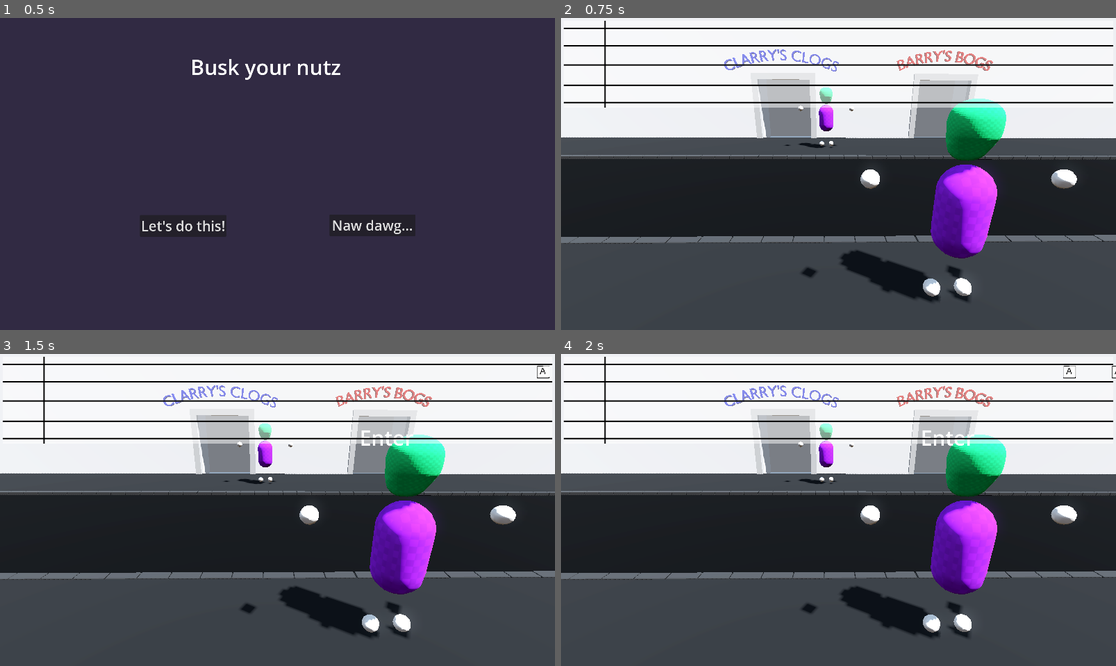
Above: before the commit, frames 1-4 (two rows, left to right).
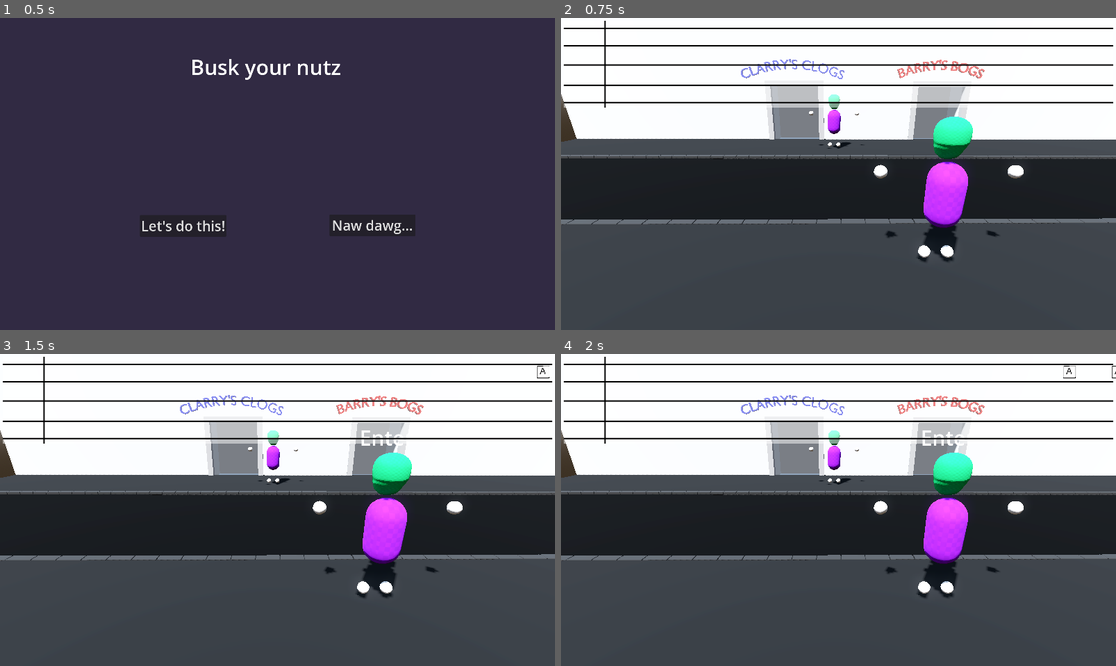
Above: after the commit, the same moments.

Repository: Monkeytonk115/ggj24-walking-sim
Game: Godot game, scene res://main.tscn
Same seed, same stepped clock (60 frames per second), same inputs: the game is played once before the commit and once after it.
Inputs:
- Up to frame 1 (0.5 s): no input
- Up to frame 2 (0.75 s): click "Let's do this!" at 0.5 s
- Up to frame 3 (1.5 s): tap Enter at 1.25 s
- Up to frame 4 (2 s): no input

Frame 1 is identical in both runs. In frame 2, 17% of the frame differs, in the area x 0-100%, y 10-92%; in frame 3, 17%; in frame 4, 17%.

Commit message:
move road out of main

Diff:
--- a/main.gd
+++ b/main.gd
@@ -14,6 +14,7 @@
 func _on_main_menu_start_game():
 	$NotesSlider.show()
 	$Timer.start()
+	$Newroad.show()
 
 
 func _input(event):
--- a/main.tscn
+++ b/main.tscn
@@ -1,38 +1,16 @@
-[gd_scene load_steps=10 format=3 uid="uid://dtfwac13qj7mm"]
+[gd_scene load_steps=7 format=3 uid="uid://dtfwac13qj7mm"]
 
 [ext_resource type="Script" path="res://main.gd" id="1_fkddq"]
 [ext_resource type="PackedScene" uid="uid://cor24qh0pn50y" path="res://scenes/player.tscn" id="2_qcchi"]
 [ext_resource type="PackedScene" uid="uid://bmtiuhi3cudxy" path="res://interface/main_menu.tscn" id="3_6imo6"]
 [ext_resource type="PackedScene" uid="uid://cwjwy7gtx1i3m" path="res://interface/debug_visual_prompt.tscn" id="4_yun4g"]
-[ext_resource type="PackedScene" path="res://scenes/newroad.tscn" id="6_amfe8"]
+[ext_resource type="PackedScene" uid="uid://cci8jrhpax825" path="res://scenes/newroad.tscn" id="6_amfe8"]
 [ext_resource type="PackedScene" uid="uid://doycwkgn55wm6" path="res://interface/notes_slider.tscn" id="7_pdvva"]
-
-[sub_resource type="ProceduralSkyMaterial" id="ProceduralSkyMaterial_j5vxl"]
-sky_horizon_color = Color(0.64625, 0.65575, 0.67075, 1)
-ground_horizon_color = Color(0.64625, 0.65575, 0.67075, 1)
-
-[sub_resource type="Sky" id="Sky_ew31u"]
-sky_material = SubResource("ProceduralSkyMaterial_j5vxl")
-
-[sub_resource type="Environment" id="Environment_hir0a"]
-background_mode = 2
-sky = SubResource("Sky_ew31u")
-tonemap_mode = 2
-glow_enabled = true
 
 [node name="Main" type="Node3D"]
 script = ExtResource("1_fkddq")
 
-[node name="WorldEnvironment" type="WorldEnvironment" parent="."]
-environment = SubResource("Environment_hir0a")
-
-[node name="DirectionalLight3D" type="DirectionalLight3D" parent="."]
-transform = Transform3D(-0.866024, -0.433016, 0.250001, 0, 0.499998, 0.866027, -0.500003, 0.75, -0.43301, 0, 0, 0)
-shadow_enabled = true
-
-[node name="Camera3D" type="Camera3D" parent="."]
-transform = Transform3D(0.0133453, -0.333215, 0.942757, 0.00471637, 0.942851, 0.333181, -0.9999, 7.48825e-25, 0.0141542, 6.12806, 2.46233, 1.35966)
-fov = 63.8
+[node name="MainMenu" parent="." instance=ExtResource("3_6imo6")]
 
 [node name="PlayerBusker" parent="." instance=ExtResource("2_qcchi")]
 transform = Transform3D(1, 0, 0, 0, 1, 0, 0, 0, 1, 3.73901, 0.063892, 0)
@@ -40,13 +18,12 @@
 [node name="AIBusker" parent="." instance=ExtResource("2_qcchi")]
 transform = Transform3D(1, 0, 0, 0, 1, 0, 0, 0, 1, -4.02699, 0.107473, 1.7046)
 
-[node name="MainMenu" parent="." instance=ExtResource("3_6imo6")]
-
 [node name="DebugVisualPrompt" parent="." instance=ExtResource("4_yun4g")]
 mouse_filter = 2
 
 [node name="Newroad" parent="." instance=ExtResource("6_amfe8")]
-transform = Transform3D(-1.09278e-08, 0, -0.25, 0, 0.25, 0, 0.25, 0, -1.09278e-08, 2.559, 0, 0)
+transform = Transform3D(-4.37114e-08, 0, -1, 0, 1, 0, 1, 0, -4.37114e-08, 2.559, 0, 0)
+visible = false
 
 [node name="NotesSlider" parent="." instance=ExtResource("7_pdvva")]
 visible = false
--- a/scenes/newroad.tscn
+++ b/scenes/newroad.tscn
@@ -1,9 +1,40 @@
-[gd_scene load_steps=2 format=3 uid="uid://dty8dgj8mybao"]
+[gd_scene load_steps=5 format=3 uid="uid://cci8jrhpax825"]
 
 [ext_resource type="ArrayMesh" uid="uid://caberma67bo6s" path="res://models/StreetFullMesh.obj" id="1_klpqb"]
 
+[sub_resource type="ProceduralSkyMaterial" id="ProceduralSkyMaterial_8v4kp"]
+sky_horizon_color = Color(0.64625, 0.65575, 0.67075, 1)
+ground_horizon_color = Color(0.64625, 0.65575, 0.67075, 1)
+
+[sub_resource type="Sky" id="Sky_ew31u"]
+sky_material = SubResource("ProceduralSkyMaterial_8v4kp")
+
+[sub_resource type="Environment" id="Environment_lxoya"]
+background_mode = 2
+sky = SubResource("Sky_ew31u")
+tonemap_mode = 2
+glow_enabled = true
+
 [node name="Newroad" type="Node3D"]
 
+[node name="WorldEnvironment" type="WorldEnvironment" parent="."]
+environment = SubResource("Environment_lxoya")
+
+[node name="DirectionalLight3D" type="DirectionalLight3D" parent="."]
+transform = Transform3D(-0.866024, -0.433016, 0.25, 0, 0.499998, 0.866027, -0.500003, 0.75, -0.43301, 0, 0, 0)
+shadow_enabled = true
+
 [node name="MeshInstance3D" type="MeshInstance3D" parent="."]
+transform = Transform3D(0.25, 0, 0, 0, 0.25, 0, 0, 0, 0.25, 0, 0, 0)
 mesh = ExtResource("1_klpqb")
 skeleton = NodePath("")
+
+[node name="PlayerStart" type="Marker3D" parent="."]
+transform = Transform3D(1, 0, 0, 0, 1, 0, 0, 0, 1, 0, 0, -9)
+
+[node name="OpponentStart" type="Marker3D" parent="."]
+transform = Transform3D(1, 0, 0, 0, 1, 0, 0, 0, 1, 1.31921, 3.8147e-06, 30.8949)
+
+[node name="Camera3D" type="Camera3D" parent="."]
+transform = Transform3D(-0.9999, -5.48672e-09, 0.0141541, 0.00471637, 0.942851, 0.333182, -0.0133453, 0.333215, -0.942756, 1.6711, 2.75508, -4.65176)
+fov = 63.8
